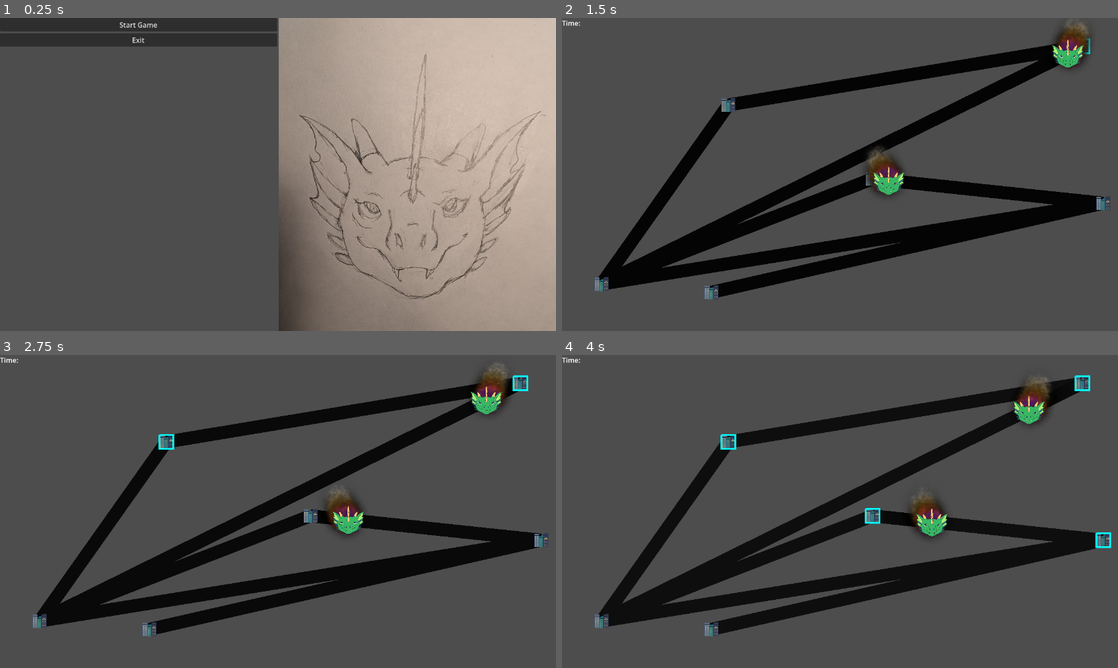
Above: before the commit, frames 1-4 (two rows, left to right).
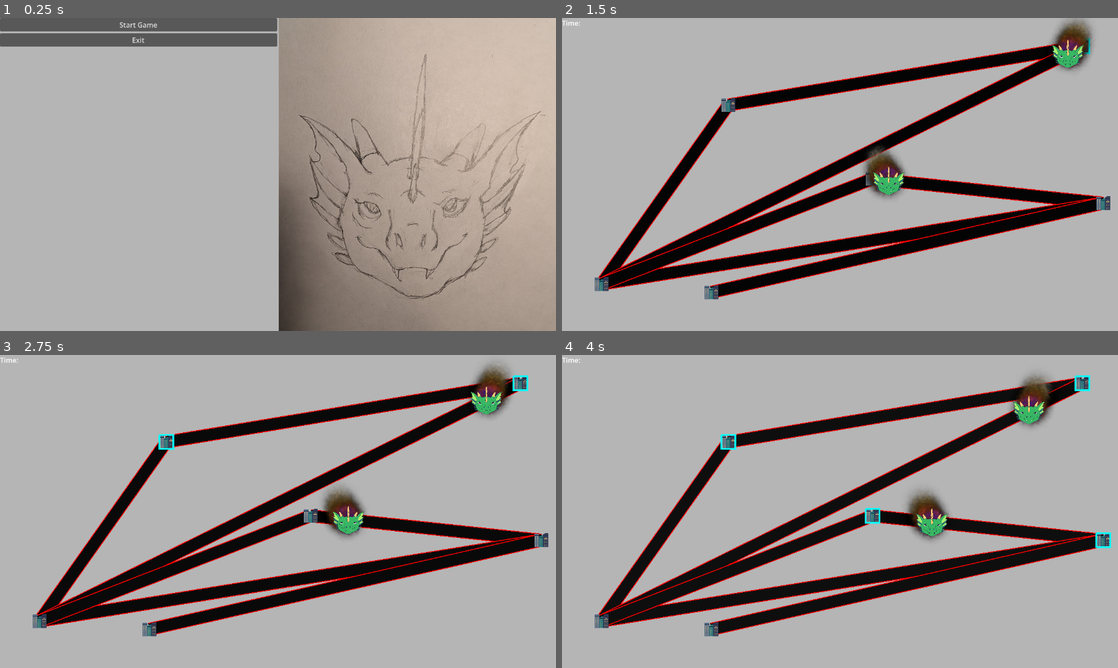
Above: after the commit, the same moments.

Repository: firefly2442/queble-game-jam
Game: Godot game, scene res://scenes/Main.tscn
The game is run twice, just before and just after one commit, with the same random seed, the same clock (stepped at 60 frames per second) and the same inputs.
Inputs (mouse positions are in pixels of both pictures, inside the frame that each line leads up to):
- Up to frame 1 (0.25 s): no input
- Up to frame 2 (1.5 s): click "Start Game" at 0.5 s; drag from (1084, 46) to (728, 105) at 1.27 s
- Up to frame 3 (2.75 s): drag from (166, 442) to (522, 383) at 2.02 s
- Up to frame 4 (4 s): move the mouse to (873, 514) at 2.77 s; hold Space (ui_select) 2.78-3.5 s; click (873, 514) at 2.92 s; drag from (1101, 539) to (728, 442) at 3.52 s

The runs differ from the first frame. In frame 1, 50% of the frame differs, in the area x 0-51%, y 0-100%; in frame 2, 85%, in the area x 0-100%, y 0-100%; in frame 3, 85%; in frame 4, 85%.

Commit message:
feat: send signal back upon city click

Diff:
--- a/project.godot
+++ b/project.godot
@@ -13,7 +13,7 @@
 config/name="queble-game-jam"
 run/main_scene="uid://b0lladat7pgxr"
 config/features=PackedStringArray("4.6", "GL Compatibility")
-config/icon="res://icon.svg"
+config/icon="uid://ceq4p6wt3xybu"
 
 [autoload]
 
@@ -62,3 +62,4 @@
 rendering_device/driver.windows="d3d12"
 renderer/rendering_method="gl_compatibility"
 renderer/rendering_method.mobile="gl_compatibility"
+environment/defaults/default_clear_color=Color(0.71085936, 0.71085924, 0.71085924, 1)
--- a/scripts/Game.gd
+++ b/scripts/Game.gd
@@ -12,6 +12,7 @@
 		var city_scene: PackedScene = load("uid://iqh6ldxrs8st")
 		var city: City = city_scene.instantiate()
 		city.city_position = positions[i]
+		city.user_select_city.connect(_user_select_city)
 		%Cities.add_child(city)
 
 	var potential_edges: Array[Array] = []
@@ -84,6 +85,9 @@
 		%Dragons.add_child(dragon)
 	GameState.dragons = %Dragons.get_children()
 
+func _user_select_city(city: City) -> void:
+	GameState.selected_city = city
+	city.drawBox()
 
 func _process(_delta: float) -> void:
 	pass
--- a/scripts/entities/City.gd
+++ b/scripts/entities/City.gd
@@ -3,7 +3,7 @@
 
 var city_position: Vector2i
 var connected_cities: Array[City] = []
-var selected: bool = false
+signal user_select_city(city: City)
 
 func _ready() -> void:
 	self.global_position = city_position
@@ -22,8 +22,8 @@
 
 
 func _process(_delta: float) -> void:
-	if selected:
-		(%HighlightBox2D as Line2D).visible = true
+	pass
+
 
 func addConnectedCity(city: City) -> void:
 	connected_cities.append(city)
@@ -31,4 +31,7 @@
 
 func _on_area_2d_input_event(_viewport: Node, event: InputEvent, _shape_idx: int) -> void:
 	if event.is_action_pressed("ui_select"):
-		selected = true
+		emit_signal("user_select_city", self)
+
+func drawBox() -> void:
+	(%HighlightBox2D as Line2D).visible = true
--- a/scripts/entities/Road.gd
+++ b/scripts/entities/Road.gd
@@ -2,7 +2,7 @@
 extends Node2D
 
 var road_segments: int
-var road_width: float = 30.0
+var road_width: float = 26.0
 var points: PackedVector2Array
 var segment_colors: Array[Color]
 var snow_amount: Array[float]
@@ -41,6 +41,16 @@
 
 
 func _draw() -> void:
+	# draw the road edge first
+	for i in range(points.size() - 1):
+		draw_line(
+			points[i],
+			points[i + 1],
+			Color.RED,
+			road_width + 4
+		)
+
+	# then draw the road with snow over top of it
 	for i in range(points.size() - 1):
 		draw_line(
 			points[i],
@@ -49,5 +59,6 @@
 			road_width
 		)
 
+
 func setSnowAmount(segment: int, amount: float) -> void:
 	snow_amount[segment] = amount
--- a/scripts/singletons/Game_State.gd
+++ b/scripts/singletons/Game_State.gd
@@ -8,5 +8,7 @@
 var dragons: Array
 var people: Array
 
+var selected_city: City
+
 func _ready() -> void:
 	pass
